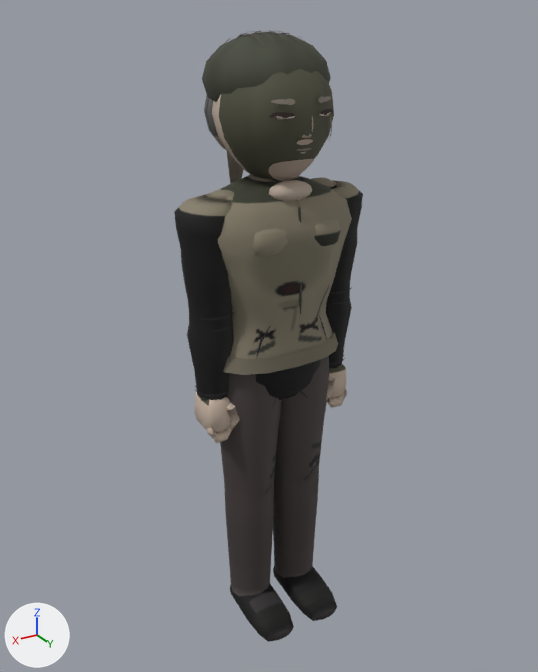
Renders of the glTF model assets/roster/models/gangminseong_a.glb from each side of a commit.
Both versions are drawn from a 50 mm lens placed at (1.131, 1.862, 1.945), pointed at (-0.007, -0.036, 0.996). Lighting does not change. The marker at lower left points along +X, +Y and +Z. The picture after the commit comes second. Vertices at exactly the same position are counted once.

In view in the first picture: 'Body'.
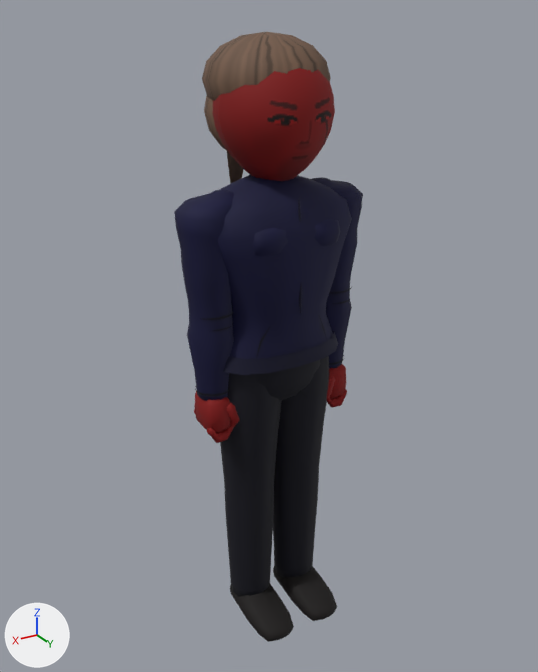
What differs and where, as boxes [x1, y1, x2, y2] in the pictures (538 x 672 px; the box of a moved part takes in the faces that stretch with it):
'Body', reshaped: before [174, 30, 363, 642]; after [174, 32, 363, 642]
part 1 of me_mesh_0, deleted: before [269, 97, 333, 153]
part 2 of me_mesh_0, moved or reshaped: before [212, 30, 334, 201]; after [212, 68, 335, 181]
part 3 of me_mesh_0, recoloured: [174, 32, 363, 640] in both

The change, as a diff of the scene's bpy script:
```diff
--- a/assets/roster/models/gangminseong_a.glb.py
+++ b/assets/roster/models/gangminseong_a.glb.py
@@ me_mesh_0 @@
 # used by ob_body; location = (0.0, 0.0, 0.0)
-me_mesh_0.from_pydata(...)  # 4333 vertices, 7742 faces; spans x -0.31..0.31, y -0.25..0.23, z -0.03..1.91
+me_mesh_0.from_pydata(...)  # 3464 vertices, 6416 faces; spans x -0.31..0.31, y -0.25..0.23, z -0.03..1.91
+# me_mesh_0 part 1: 17 loose pieces with 731 vertices, spanning x -0.11..0.1, y 0.12..0.18, z 1.6..1.75, are deleted
+# me_mesh_0 part 2: 48 vertices moved from x -0.14..0.14, y -0.14..0.17, z 1.46..1.81 to x -0.14..0.14, y -0.14..0.17, z 1.47..1.81; 507 vertices removed from x -0.16..0.16, y -0.21..0.17, z 1.46..1.91; 369 vertices added at x -0.17..0.17, y -0.17..0.17, z 1.47..1.88
+# me_mesh_0 part 3: 5578 kept faces spanning x -0.31..0.31, y -0.25..0.23, z -0.03..1.91 get new vertex colours
+# other edits to the shape of me_mesh_0 do not show in these pictures
 me_mesh_0.materials.append(mat_material_0)
```
